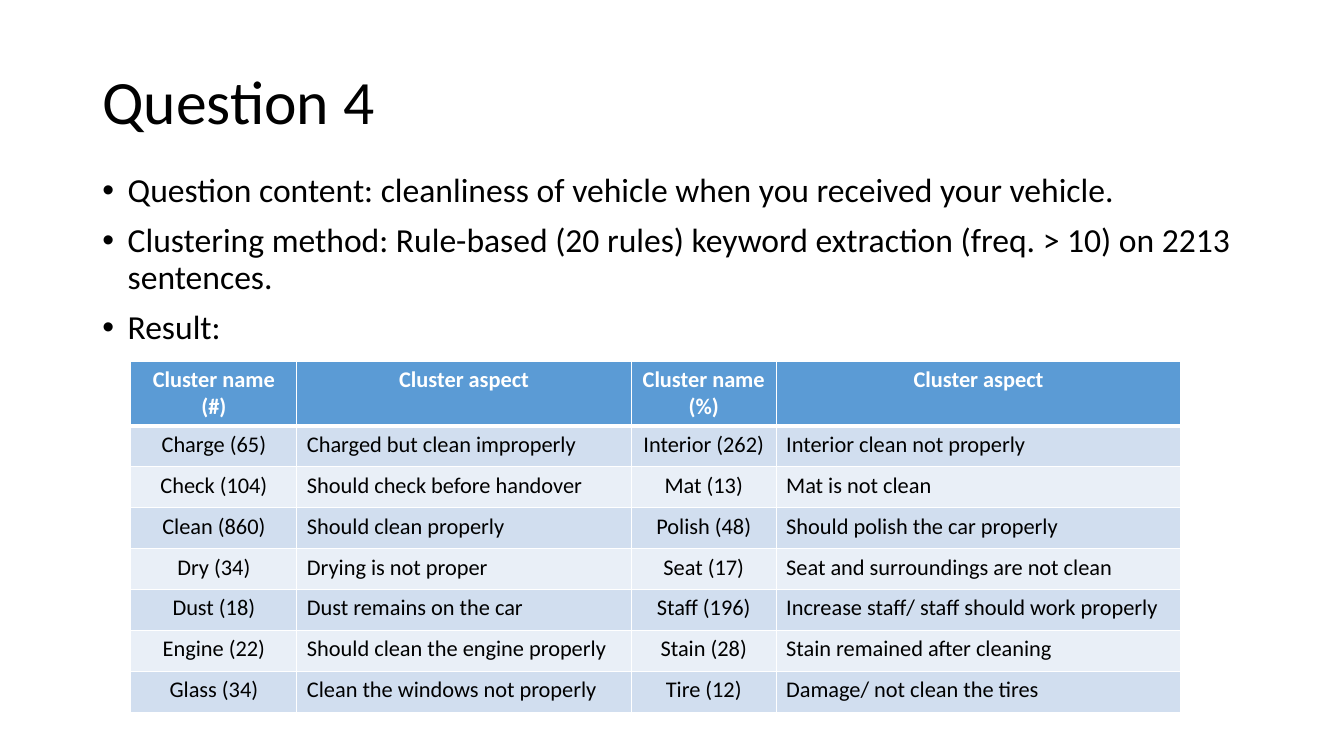
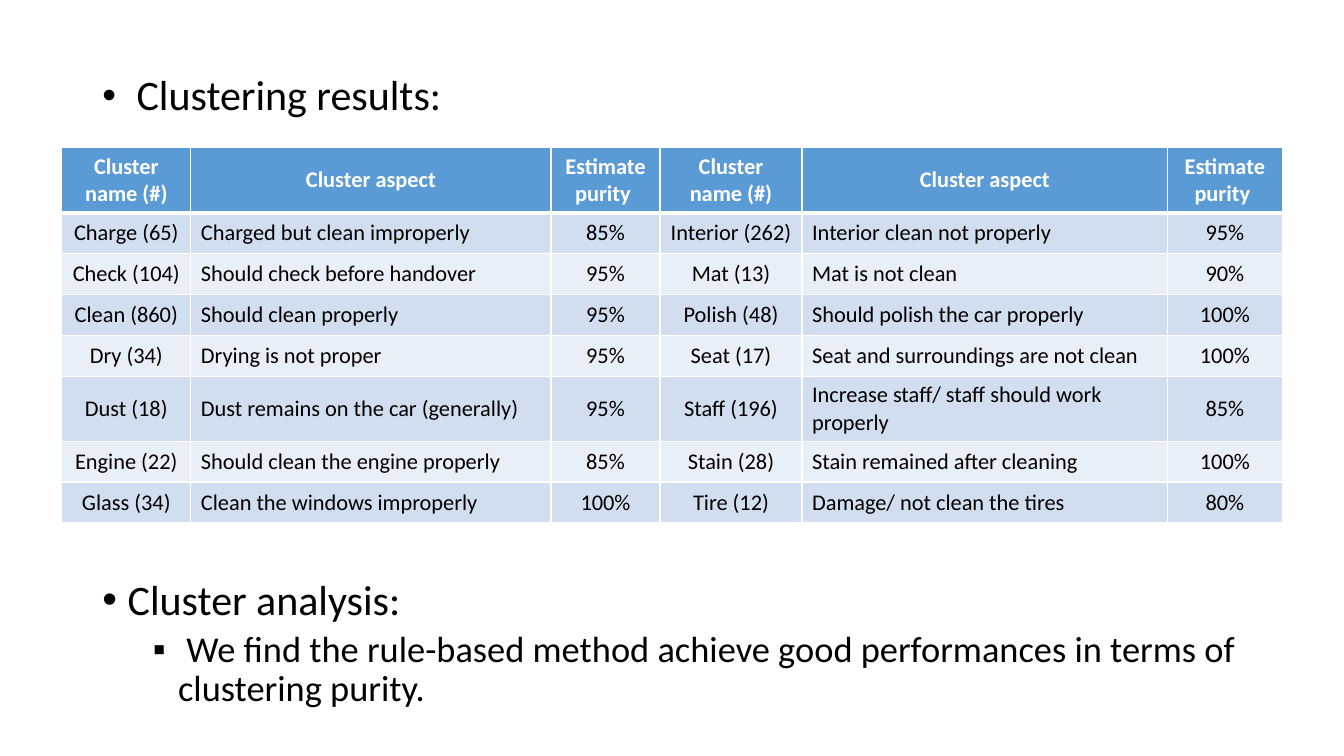
Before and after one commit to Li-Pengfei/review_clustering_Deloitte, a slide deck: slide 17 of Clustering_results_for_Deloitte_v1.pptx (slide 9 before the commit). Drawn at 1344x756 pixels with LibreOffice and Linux fonts; fonts in the diff are those of the drawing. Boxes give left, top, right and bottom in pixels: in the first picture for what was removed or moved away, otherwise in the second. Text is boxed around its words. In the diff, an @@ line names an element or a change of style, - is before the commit and + after.

```diff
--- a/Clustering_results_for_Deloitte_v1.pptx
+++ b/Clustering_results_for_Deloitte_v1.pptx
@@ title removed at [102,81,374,132] @@
-Question 4
@@ text added at [128,81,1234,708], 26 pt, text #000000 @@
+• Clustering results:
+• Cluster analysis:
+  ▪ We find the rule-based method achieve good performances in terms of clustering purity.
@@ table at [62,148,1282,521] @@
-column 2: Cluster aspect | Charged but clean improperly | Should check before handover | Should clean properly | Drying is not proper | Dust remains on the car | Should clean the engine properly | Clean the windows not properly
-column 3: Cluster name (%) | Interior (262) | Mat (13) | Polish (48) | Seat (17) | Staff (196) | Stain (28) | Tire (12)
+column 2: Cluster aspect | Charged but clean improperly | Should check before handover | Should clean properly | Drying is not proper | Dust remains on the car (generally) | Should clean the engine properly | Clean the windows improperly
+column 3: Estimate purity | 85% | 95% | 95% | 95% | 95% | 85% | 100%
+column 4: Cluster name (#) | Interior (262) | Mat (13) | Polish (48) | Seat (17) | Staff (196) | Stain (28) | Tire (12)
+column 6: Estimate purity | 95% | 90% | 100% | 100% | 85% | 100% | 80%
@@ table: place and size @@
-table at [131,361,1183,711]
+table at [62,148,1282,521]
@@ text removed at [128,178,1230,340] @@
-• Question content: cleanliness of vehicle when you received your vehicle.
-• Clustering method: Rule-based (20 rules) keyword extraction (freq. > 10) on 2213 sentences.
-• Result:
```
Also in this commit, not shown: 12 other slides changed, 13 slides added, 15 other files.
